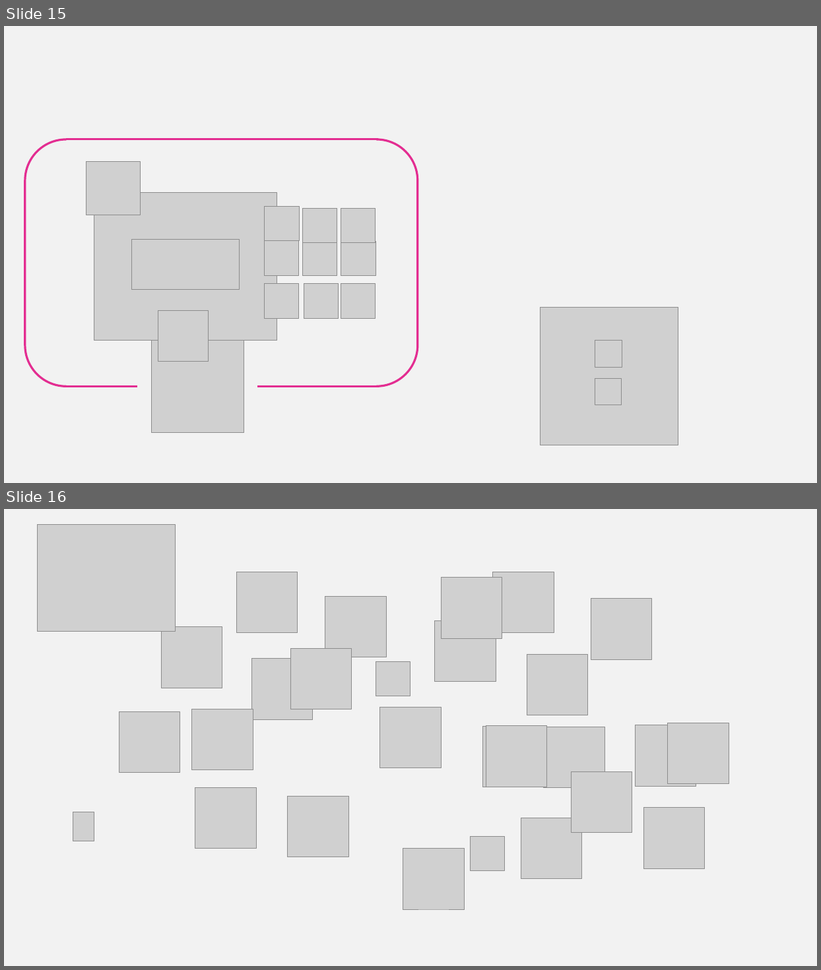
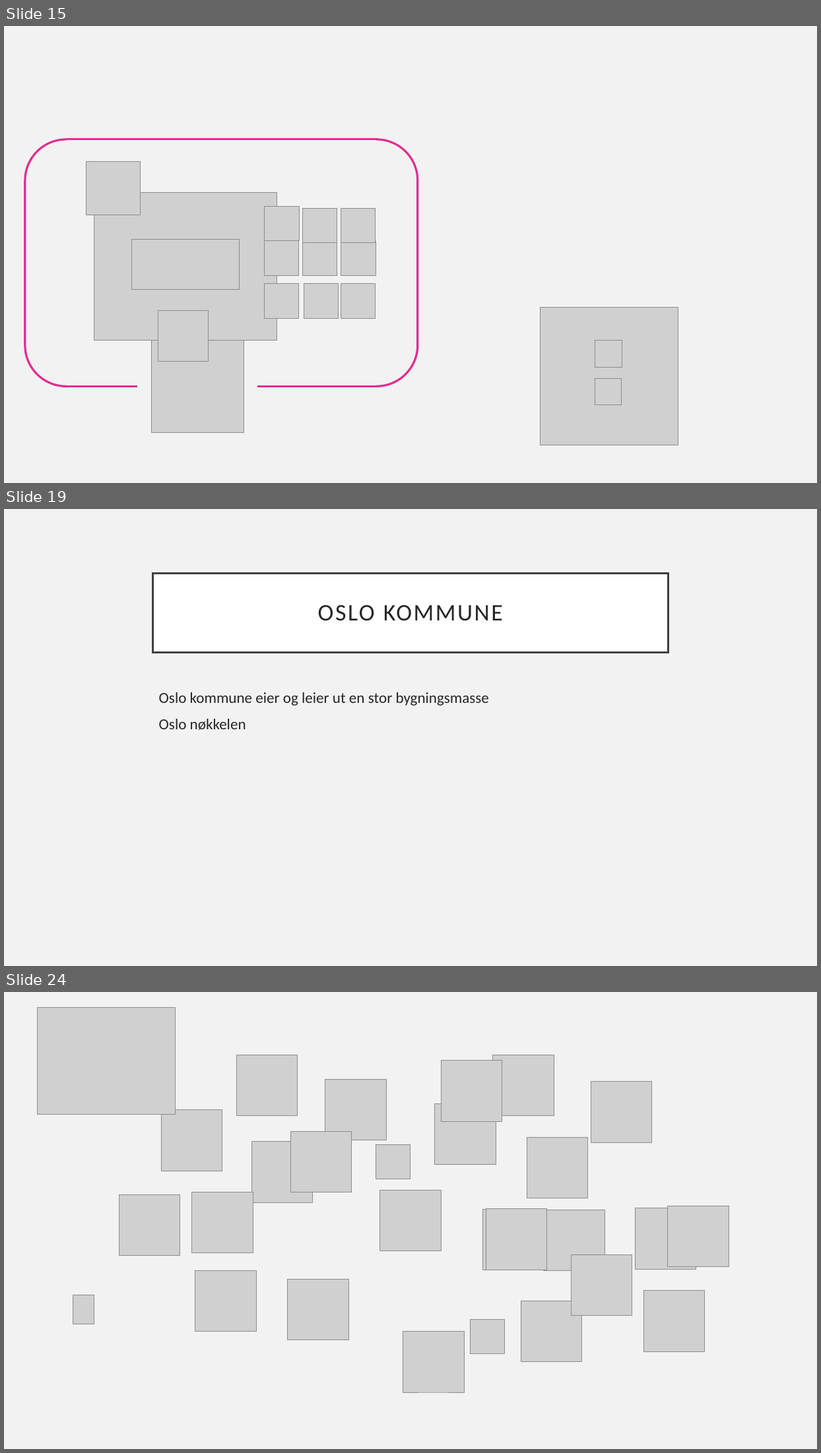
Before and after one commit to knowit/fant, a slide deck: doc/konsept/Fant-.pptx. Shown one above the other, each under a label of ours: slides 15 and 16 before the commit, slides 15, 19 and 24 after it; the slides between them are not shown. The pictures are 821x970 and 821x1453 pixels, drawn with LibreOffice and Linux fonts; fonts in the diff are those of the drawing; grey boxes stand for pictures. Boxes give left, top, right and bottom in pixels: in the first picture for what was removed or moved away, otherwise in the second. Text is boxed around its words. In the diff, an @@ line names an element or a change of style, - is before the commit and + after.

```diff
--- a/doc/konsept/Fant-.pptx
+++ b/doc/konsept/Fant-.pptx
@@ slide 19 added at bbox=[4, 509, 817, 966], background #F2F2F2 @@
@@ title added at bbox=[153, 573, 668, 652], fill #FFFFFF, outline #404040 2.5 pt, 28 pt, text #262626 @@
+OSLO KOMMUNE
@@ text added at bbox=[159, 692, 489, 730], 18 pt, text #262626 @@
+Oslo kommune eier og leier ut en stor bygningsmasse
+Oslo nøkkelen
@@ what was slide 16 is now slide 24 @@
```
Also in this commit, not shown: 1 slide changed, 7 other slides added.
